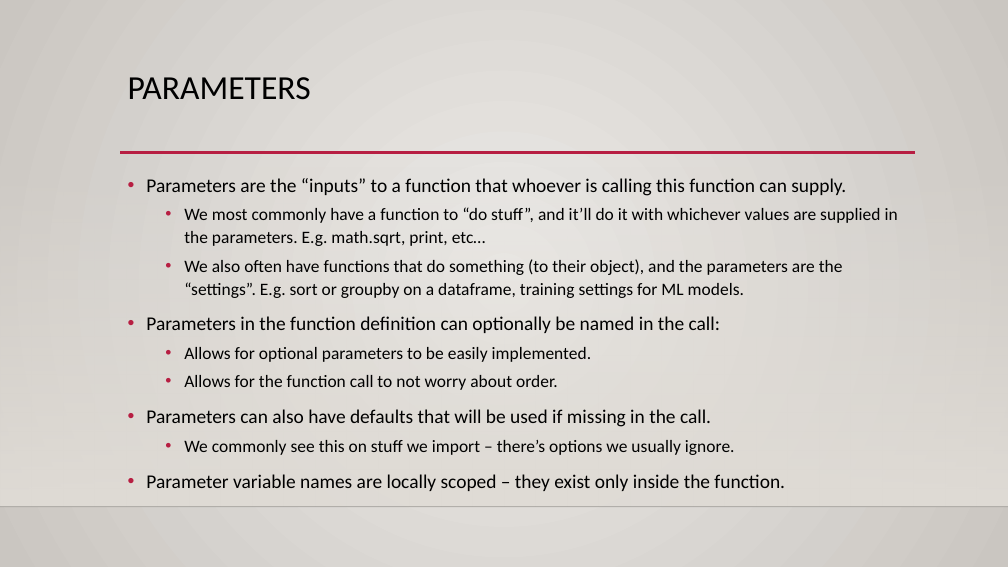
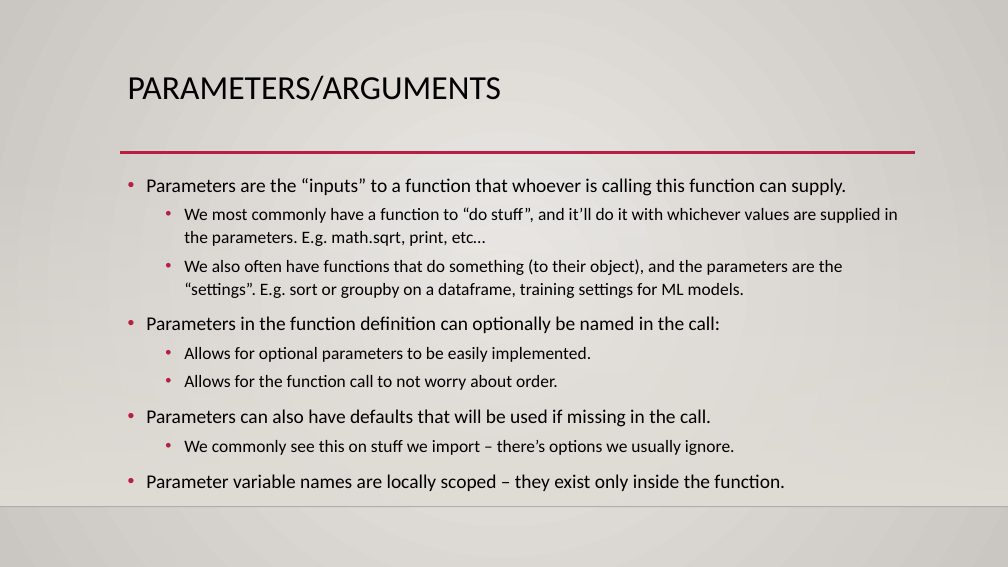
Before and after one commit to AkeemSemperDataScience/Programming_Basics_for_Machine_Learning_Students, a slide deck: slide 8 of reference_material/slides/004_functions.pptx (slide 6 before the commit). Drawn at 1008x567 pixels with LibreOffice and Linux fonts; fonts in the diff are those of the drawing; background and template pictures are left out. Boxes give left, top, right and bottom in pixels: in the first picture for what was removed or moved away, otherwise in the second. Text is boxed around its words. In the diff, an @@ line names an element or a change of style, - is before the commit and + after.

```diff
--- a/reference_material/slides/004_functions.pptx
+++ b/reference_material/slides/004_functions.pptx
@@ title at (128,75,502,101): text changed @@
-PARAMETERS
+PARAMETERS/ARGUMENTS
```
Also in this commit, not shown: 3 slides added, 12 other files.
